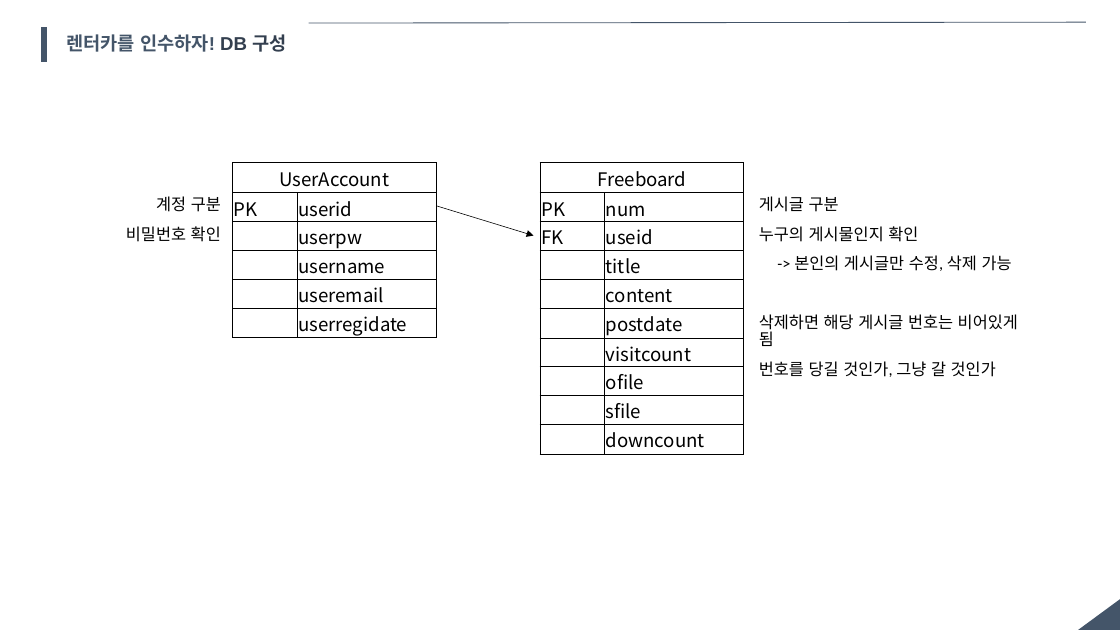
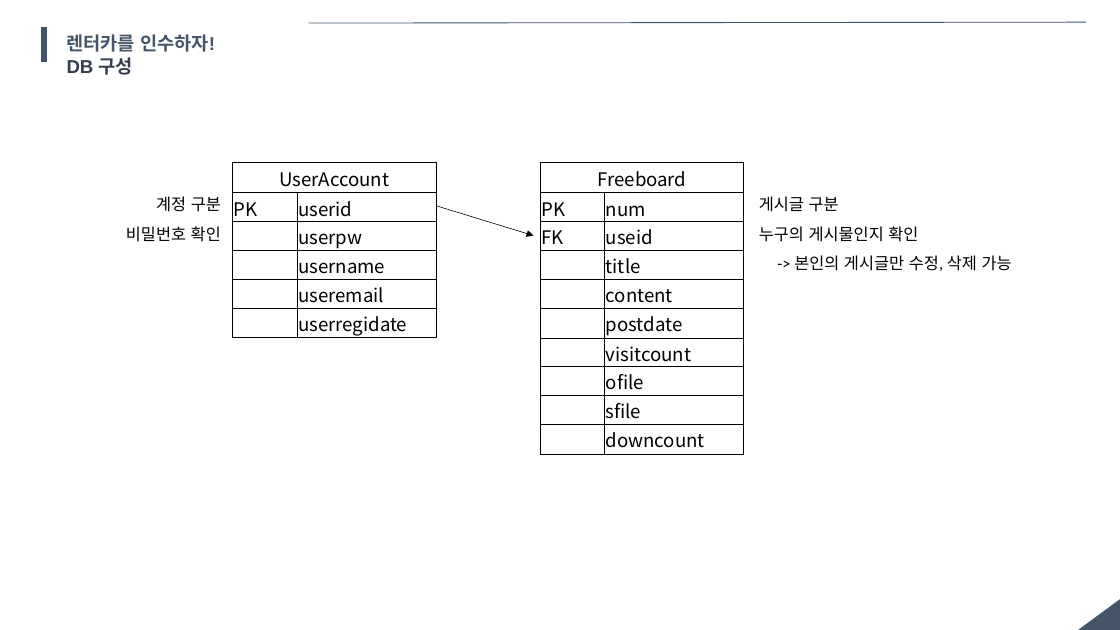
Before and after one commit to insuisinsu/SoloProject01, a slide deck: slide 14 of Project (ParkInsu).pptx. Drawn at 1120x630 pixels with LibreOffice and Linux fonts; fonts in the diff are those of the drawing. Boxes give left, top, right and bottom in pixels: in the first picture for what was removed or moved away, otherwise in the second. Text is boxed around its words. In the diff, an @@ line names an element or a change of style, - is before the commit and + after.

Commit message:
2022.06.17. 본인 게시글만 수정, 삭제하는 기능 완성

```diff
--- a/Project (ParkInsu).pptx
+++ b/Project (ParkInsu).pptx
@@ text at <box>67,34,215,75</box>: text changed @@
-렌터카를 인수하자! DB 구성
+렌터카를 인수하자!
+DB 구성
@@ text at <box>759,314,1018,377</box>: paragraphs removed @@
-삭제하면 해당 게시글 번호는 비어있게 됨
-번호를 당길 것인가, 그냥 갈 것인가
```
Also in this commit, not shown: 4 other slides changed, 4 slides added, 9 other files.
